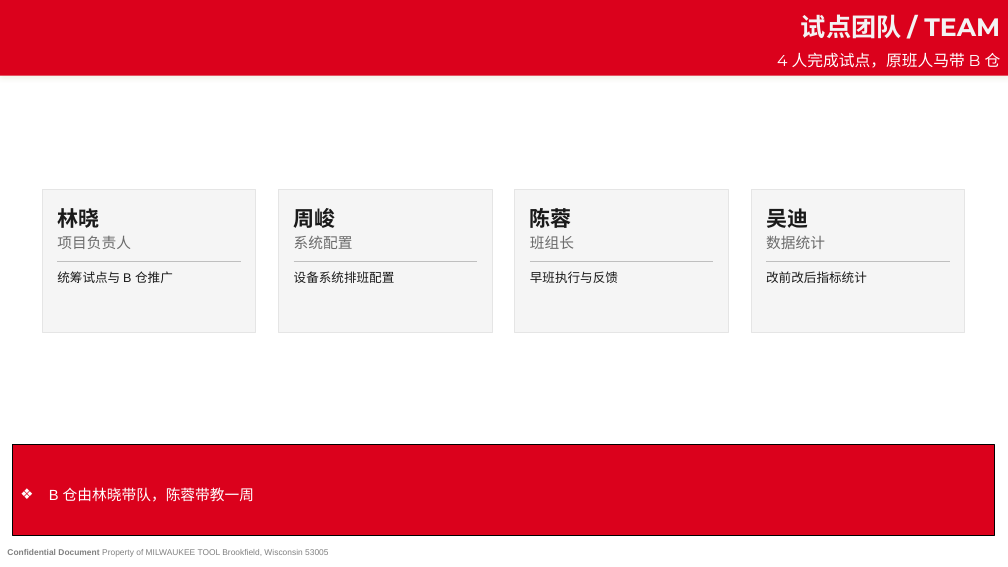
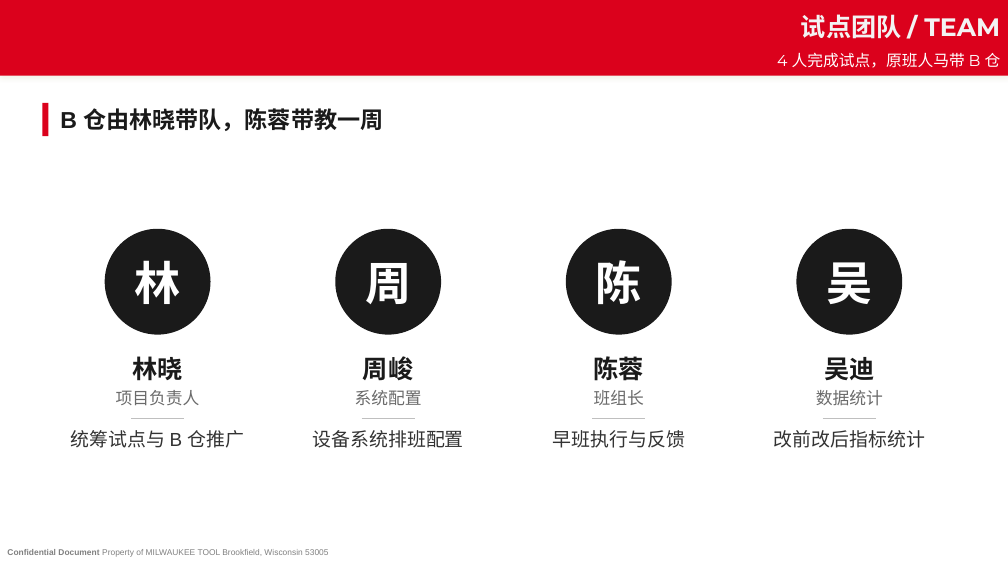
Before and after one commit to WangYiTao0/myskills, a slide deck: slide 6 of docs/trials/2026-10-14-ppt-workflow/deck.pptx. Drawn at 1008x567 pixels with LibreOffice and Linux fonts; fonts in the diff are those of the drawing; background and template pictures are left out. Boxes give left, top, right and bottom in pixels: in the first picture for what was removed or moved away, otherwise in the second. Text is boxed around its words. In the diff, an @@ line names an element or a change of style, - is before the commit and + after.

```diff
--- a/docs/trials/2026-10-14-ppt-workflow/deck.pptx
+++ b/docs/trials/2026-10-14-ppt-workflow/deck.pptx
@@ rectangle added at (42, 103, 48, 136), fill #DB011C @@
@@ text "B 仓由林晓带队，陈蓉带教一周": place and size @@
-text "B 仓由林晓带队，陈蓉带教一周" at (13, 445, 995, 535)
+text "B 仓由林晓带队，陈蓉带教一周" at (60, 108, 384, 131)
@@ text "B 仓由林晓带队，陈蓉带教一周" at (60, 108, 384, 131): size 14 to 22 pt, text colour #FFFFFF to #1A1A1A, bold on; bullet ❖ to none; line spacing 1.5 to 1; fill #DB011C to none; outline #000000 0.75 pt to none @@
@@ rectangle removed at (42, 189, 256, 333) @@
@@ rectangle removed at (278, 189, 492, 333) @@
@@ rectangle removed at (515, 189, 728, 333) @@
@@ rectangle removed at (751, 189, 964, 333) @@
@@ ellipse added at (105, 229, 211, 335), fill #1A1A1A, 44 pt, text #FFFFFF, bold @@
+林
@@ ellipse added at (335, 229, 441, 335), fill #1A1A1A, 44 pt, text #FFFFFF, bold @@
+周
@@ ellipse added at (566, 229, 672, 335), fill #1A1A1A, 44 pt, text #FFFFFF, bold @@
+陈
@@ ellipse added at (797, 229, 903, 335), fill #1A1A1A, 44 pt, text #FFFFFF, bold @@
+吴
@@ text "林晓": place and size @@
-text "林晓" at (57, 208, 99, 228)
+text "林晓" at (132, 356, 182, 381)
@@ text "周峻": place and size @@
-text "周峻" at (294, 205, 336, 231)
+text "周峻" at (363, 356, 413, 380)
@@ text "陈蓉": place and size @@
-text "陈蓉" at (530, 205, 572, 231)
+text "陈蓉" at (594, 356, 644, 380)
@@ size 20 to 24 pt; alignment left to centre; vertical alignment bottom to top in 4 elements at (132, 356, 182, 381), (363, 356, 413, 380), (594, 356, 644, 380), (824, 357, 874, 380) @@
@@ text "吴迪": place and size @@
-text "吴迪" at (766, 208, 808, 228)
+text "吴迪" at (824, 357, 874, 380)
@@ text "项目负责人": place and size @@
-text "项目负责人" at (57, 235, 131, 249)
+text "项目负责人" at (116, 390, 200, 405)
@@ text "系统配置": place and size @@
-text "系统配置" at (294, 236, 353, 249)
+text "系统配置" at (355, 390, 422, 405)
@@ text "班组长": place and size @@
-text "班组长" at (530, 236, 574, 249)
+text "班组长" at (594, 390, 644, 405)
@@ size 14 to 16 pt; alignment left to centre in 4 elements at (116, 390, 200, 405), (355, 390, 422, 405), (594, 390, 644, 405), (816, 390, 883, 406) @@
@@ text "数据统计": place and size @@
-text "数据统计" at (766, 235, 825, 249)
+text "数据统计" at (816, 390, 883, 406)
@@ line moved from (57, 261) - (241, 261) to (132, 419) - (185, 419) @@
@@ line moved from (293, 261) - (477, 261) to (362, 419) - (414, 419) @@
@@ line moved from (530, 261) - (713, 261) to (592, 419) - (646, 419) @@
@@ line moved from (766, 261) - (950, 261) to (823, 419) - (876, 419) @@
@@ text "统筹试点与 B 仓推广": place and size @@
-text "统筹试点与 B 仓推广" at (57, 271, 173, 283)
+text "统筹试点与 B 仓推广" at (71, 430, 245, 448)
@@ text "设备系统排班配置": place and size @@
-text "设备系统排班配置" at (294, 271, 395, 283)
+text "设备系统排班配置" at (313, 430, 464, 448)
@@ text "早班执行与反馈": place and size @@
-text "早班执行与反馈" at (530, 271, 618, 283)
+text "早班执行与反馈" at (553, 430, 685, 448)
@@ size 12 to 18 pt, text colour #1A1A1A to #333333; alignment left to centre in 4 elements at (71, 430, 245, 448), (313, 430, 464, 448), (553, 430, 685, 448), (774, 430, 925, 448) @@
@@ text "改前改后指标统计": place and size @@
-text "改前改后指标统计" at (766, 271, 867, 283)
+text "改前改后指标统计" at (774, 430, 925, 448)
```
Also in this commit, not shown: 5 other slides changed, 4 other files.
